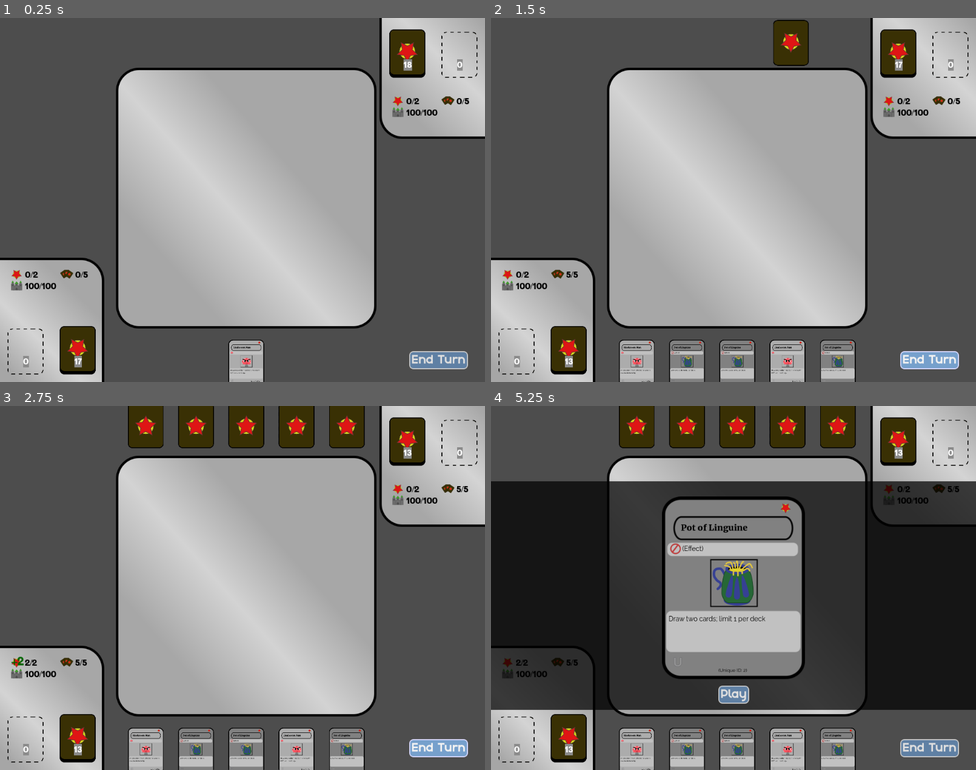
Above: before the commit, frames 1-4 (two rows, left to right).
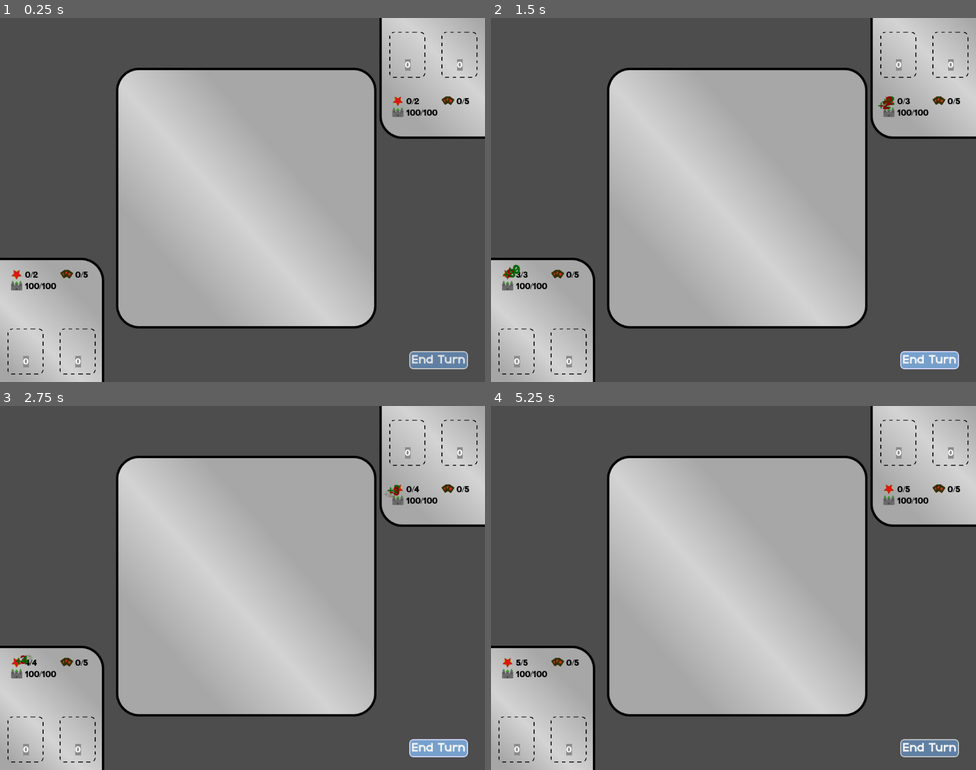
Above: after the commit, the same moments.

Repository: Mercerenies/evilcon-2024
Game: Godot game, scene res://debug/debug_room.tscn
Same seed, same stepped clock (60 frames per second), same inputs: the game is played once before the commit and once after it.
Inputs (mouse positions are in pixels of both pictures, inside the frame that each line leads up to):
- Up to frame 1 (0.25 s): no input
- Up to frame 2 (1.5 s): click "End Turn" at 0.5 s; click "End Turn" at 1.25 s
- Up to frame 3 (2.75 s): click "End Turn" at 2 s
- Up to frame 4 (5.25 s): drag from (568, 737) to (685, 751) at 2.77 s; tap Enter at 3.5 s; drag from (515, 737) to (636, 751) at 3.52 s; click (636, 751) at 4.42 s; drag from (685, 751) to (515, 737) at 5.02 s

The runs differ from the first frame. In frame 1, 2.7% of the frame differs, in the area x 12-88%, y 3-100%; in frame 2, 7.1%; in frame 3, 10%; in frame 4, 68%, in the area x 0-100%, y 0-100%.
Error after the commit: Parse Error: Preload file "res://card_game/playing_field/enemy_ai/greedy_enemy_ai.tscn" does not exist. (res://debug/debug_room.gd:5)

Commit message:
Improve AI setting functions

Diff:
--- a/card_game/playing_field/playing_field.gd
+++ b/card_game/playing_field/playing_field.gd
@@ -8,9 +8,10 @@
 const NullMinion = preload("res://card_game/playing_card/cards/null_minion.gd")
 const NullEnemyAI = preload("res://card_game/playing_field/enemy_ai/null_enemy_ai.gd")
 
-# Emitted anytime the state of the board changes. This includes cards being added,
-# removed, or shuffled in any player's discard pile, deck, hand, minion strip, or
-# effect strip.
+# Emitted anytime the state of the board changes. This includes cards
+# being added, removed, shuffled, or having their stats modified in
+# any player's discard pile, deck, hand, minion strip, or effect
+# strip.
 signal cards_moved
 
 signal turn_number_updated
@@ -38,11 +39,11 @@
 
 
 func replace_enemy_ai(new_enemy_ai: Node) -> void:
-    if _enemy_ai.is_inside_tree():
-        push_error("Cannot replace enemy AI after the game has started")
-        return
+    var is_in_tree = _enemy_ai.is_inside_tree()
     _enemy_ai.free()
     _enemy_ai = new_enemy_ai
+    if is_in_tree:
+        $AILayer.add_child(_enemy_ai)
 
 
 func get_animation_layer() -> Node2D:
--- a/debug/debug_room.gd
+++ b/debug/debug_room.gd
@@ -2,9 +2,11 @@
 
 const MushroomMan = preload("res://card_game/playing_card/cards/mushroom_man.gd")
 const PotOfLinguine = preload("res://card_game/playing_card/cards/pot_of_linguine.gd")
+const GreedyEnemyAI = preload("res://card_game/playing_field/enemy_ai/greedy_enemy_ai.tscn")
 
 
 func _ready():
+    $PlayingField.replace_enemy_ai(GreedyEnemyAI.instantiate())
     var bottom_deck = $PlayingField.get_deck(CardPlayer.BOTTOM)
     var top_deck = $PlayingField.get_deck(CardPlayer.TOP)
     bottom_deck.cards().replace_cards(_sample_deck())
